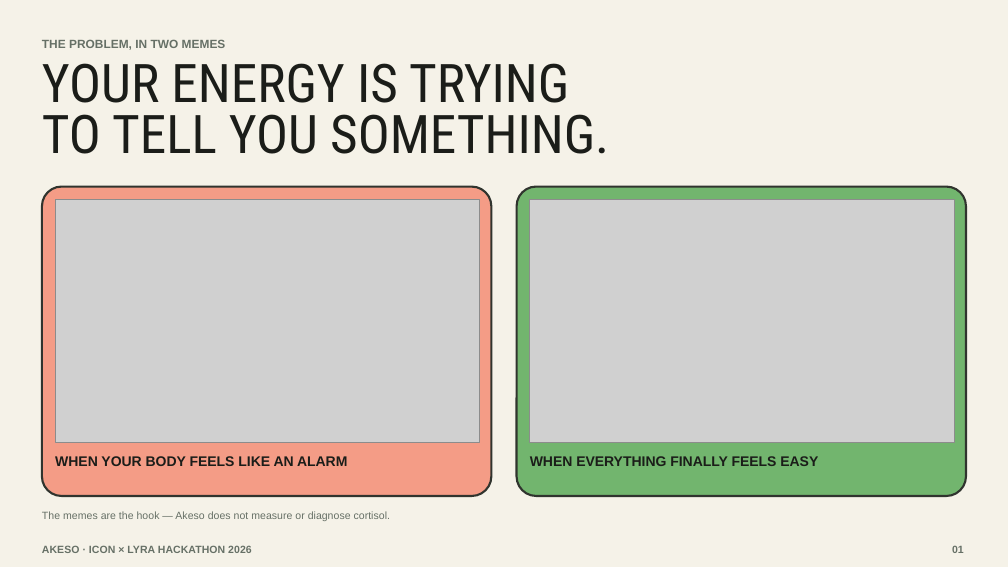
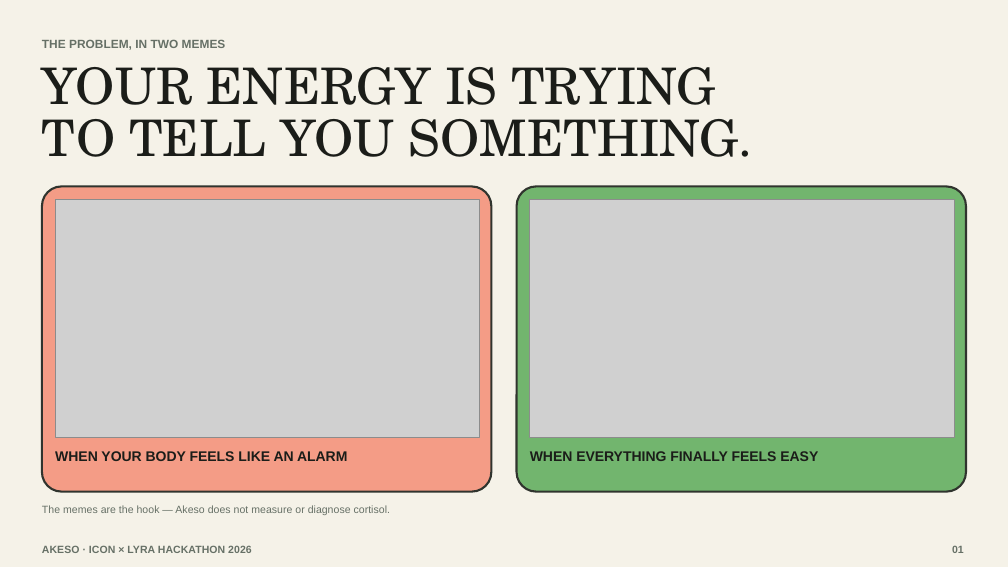
Before and after one commit to EdwinjJ1/akeso, a slide deck: slide 2 of pitch/Akeso-ICON-Lyra-Pitch-Revised.pptx. Drawn at 1008x567 pixels with LibreOffice and Linux fonts; fonts in the diff are those of the drawing; grey boxes stand for pictures. Boxes give left, top, right and bottom in pixels: in the first picture for what was removed or moved away, otherwise in the second. Text is boxed around its words. In the diff, an @@ line names an element or a change of style, - is before the commit and + after.

```diff
--- a/pitch/Akeso-ICON-Lyra-Pitch-Revised.pptx
+++ b/pitch/Akeso-ICON-Lyra-Pitch-Revised.pptx
@@ text "YOUR ENERGY IS TRYING" at (42,67,753,157): size 38 to 36 pt, font Roboto Condensed to TeX Gyre Schola; line spacing 36.5pt to 37.4pt @@
@@ rounded rectangle: place and size @@
-rounded rectangle at (42,186,492,496)
+rounded rectangle at (42,186,492,492)
@@ rounded rectangle at (42,186,492,492): proportions changed @@
@@ picture: place and size @@
-picture at (55,200,480,442)
+picture at (55,200,480,437)
@@ rounded rectangle at (516,186,966,492): proportions changed @@
@@ rounded rectangle: place and size @@
-rounded rectangle at (516,186,966,496)
+rounded rectangle at (516,186,966,492)
@@ picture: place and size @@
-picture at (530,200,955,442)
+picture at (530,200,955,437)
@@ text "WHEN YOUR BODY FEELS LIKE ...": place and size @@
-text "WHEN YOUR BODY FEELS LIKE ..." at (55,456,347,466)
+text "WHEN YOUR BODY FEELS LIKE ..." at (55,451,347,461)
@@ text "WHEN EVERYTHING FINALLY FEELS EASY": place and size @@
-text "WHEN EVERYTHING FINALLY FEELS EASY" at (530,456,818,466)
+text "WHEN EVERYTHING FINALLY FEELS EASY" at (530,451,818,461)
@@ text "The memes are the hook ..." at (42,505,390,515): less space between paragraphs @@
```
Also in this commit, not shown: 9 other slides changed, 1 slide added, 2 other files.
